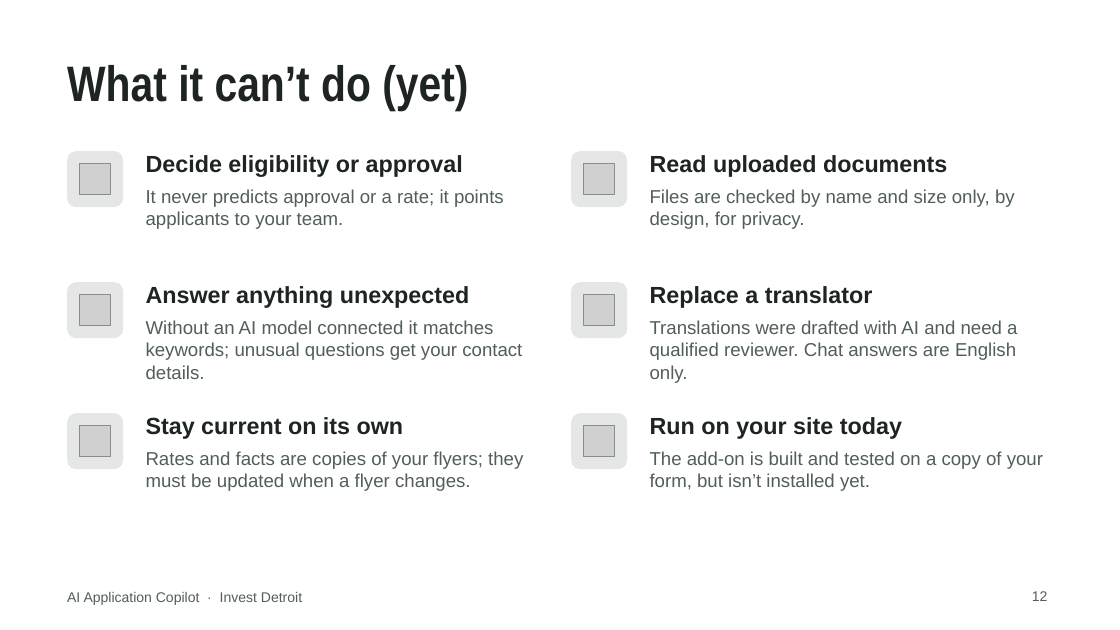
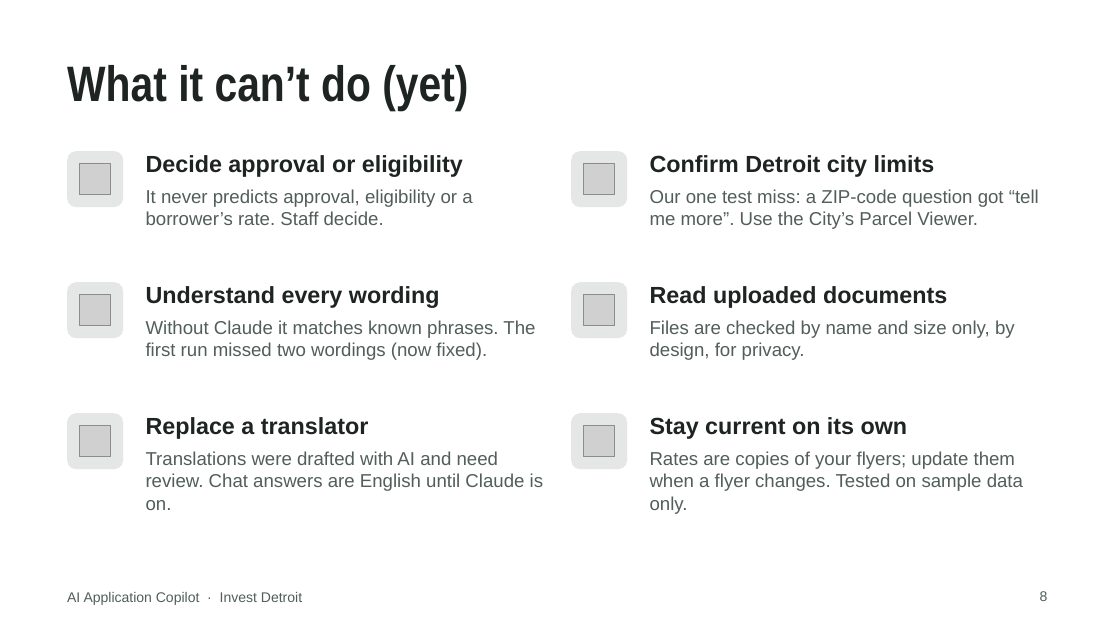
Before and after one commit to Ross-Business-Tech/Invest-Detroit-Project-1, a slide deck: slide 8 of docs/slides/Invest-Detroit-Copilot-Client-Deck.pptx (slide 12 before the commit). Drawn at 1120x630 pixels with LibreOffice and Linux fonts; fonts in the diff are those of the drawing; grey boxes stand for pictures; background and template pictures are left out. Boxes give left, top, right and bottom in pixels: in the first picture for what was removed or moved away, otherwise in the second. Text is boxed around its words. In the diff, an @@ line names an element or a change of style, - is before the commit and + after.

```diff
--- a/docs/slides/Invest-Detroit-Copilot-Client-Deck.pptx
+++ b/docs/slides/Invest-Detroit-Copilot-Client-Deck.pptx
@@ text at [146, 155, 463, 177]: text changed @@
-Decide eligibility or approval
+Decide approval or eligibility
@@ text at [650, 155, 935, 177]: text changed @@
-Read uploaded documents
+Confirm Detroit city limits
@@ text at [146, 189, 472, 225]: text changed @@
-It never predicts approval or a rate; it points applicants to your team.
+It never predicts approval, eligibility or a borrower’s rate. Staff decide.
@@ text at [650, 189, 1039, 229]: text changed @@
-Files are checked by name and size only, by design, for privacy.
+Our one test miss: a ZIP-code question got “tell me more”. Use the City’s Parcel Viewer.
@@ text at [146, 286, 440, 308]: text changed @@
-Answer anything unexpected
+Understand every wording
@@ text at [650, 286, 947, 308]: text changed @@
-Replace a translator
+Read uploaded documents
@@ text at [146, 320, 535, 360]: text changed @@
-Without an AI model connected it matches keywords; unusual questions get your contact details.
+Without Claude it matches known phrases. The first run missed two wordings (now fixed).
@@ text at [650, 320, 1015, 360]: text changed @@
-Translations were drafted with AI and need a qualified reviewer. Chat answers are English only.
+Files are checked by name and size only, by design, for privacy.
@@ text at [146, 417, 369, 439]: text changed @@
-Stay current on its own
+Replace a translator
@@ text at [650, 417, 908, 439]: text changed @@
-Run on your site today
+Stay current on its own
@@ text at [146, 451, 543, 510]: text changed @@
-Rates and facts are copies of your flyers; they must be updated when a flyer changes.
+Translations were drafted with AI and need review. Chat answers are English until Claude is on.
@@ text at [650, 451, 1023, 514]: text changed @@
-The add-on is built and tested on a copy of your form, but isn’t installed yet.
+Rates are copies of your flyers; update them when a flyer changes. Tested on sample data only.
@@ page number at [1040, 591, 1048, 601]: text changed @@
-12
+8
```
Also in this commit, not shown: 3 other slides changed, 2 slides added, 6 slides removed, 31 other files.
